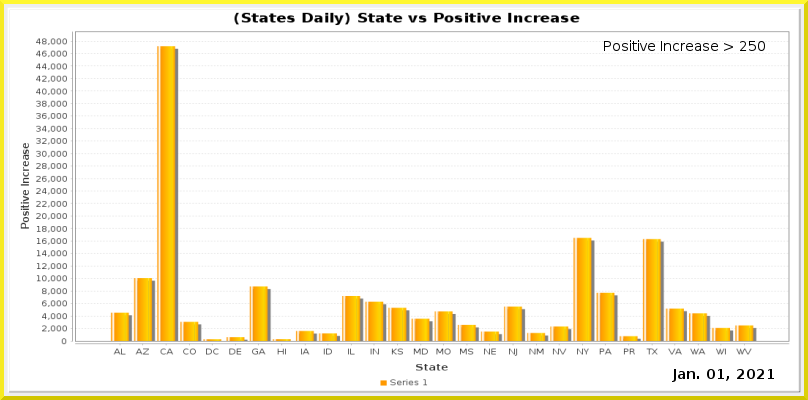
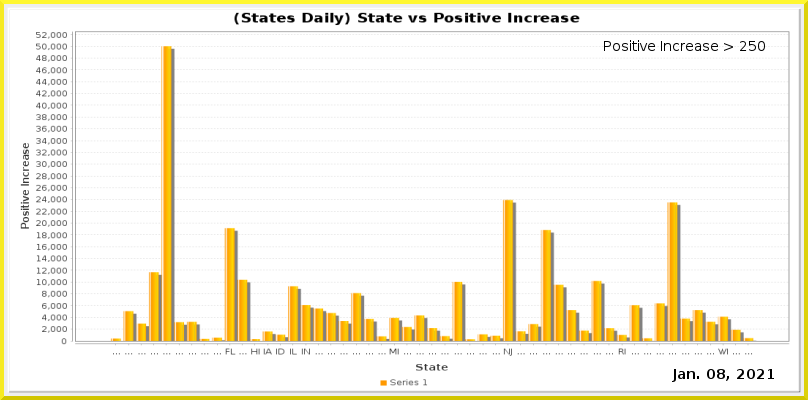
Layer changes from the first 808 x 400 image to the second:
painted on "Current Date" over [717, 369, 725, 379]
painted on "Date_vs_TestIncrease.png" over [36, 32, 789, 356]
